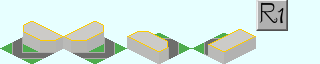
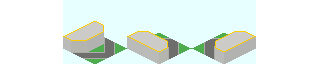
Layered file, before and after one edit (320 x 64). Changes by layer:
renamed "Simple_Station_Base.png" to "クリップボード #5", moved it above "クリップボード #3", painted on it over <box>0,0,320,64</box>
